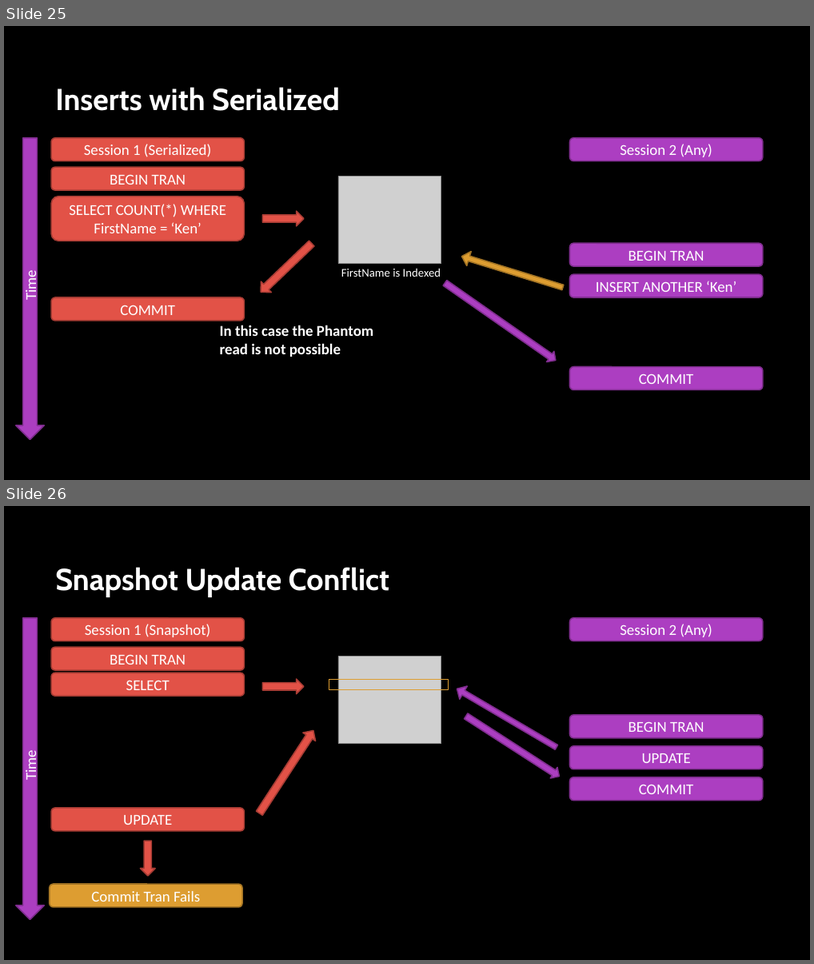
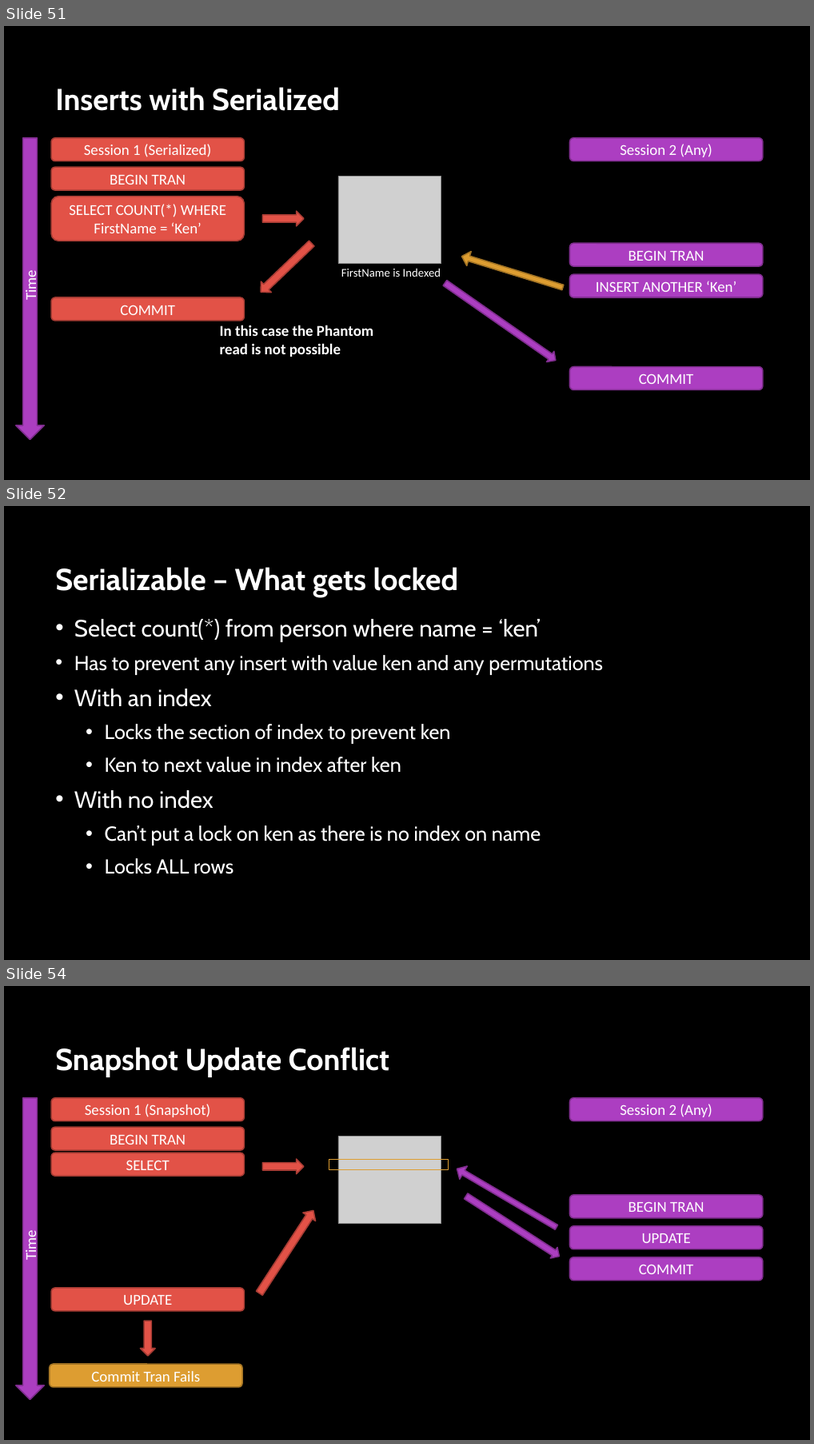
Before and after one commit to sabinio/SQLTraining, a slide deck: Slides/2. Locking.pptx. Shown one above the other, each under a label of ours: slides 25 and 26 before the commit, slides 51, 52 and 54 after it; the slides between them are not shown. The pictures are 814x964 and 814x1444 pixels, drawn with LibreOffice and Linux fonts; fonts in the diff are those of the drawing; grey boxes stand for pictures; background and template pictures are left out. Boxes give left, top, right and bottom in pixels: in the first picture for what was removed or moved away, otherwise in the second. Text is boxed around its words. In the diff, an @@ line names an element or a change of style, - is before the commit and + after.

```diff
--- a/Slides/2. Locking.pptx
+++ b/Slides/2. Locking.pptx
@@ slide 52 added at bbox=[4, 506, 810, 960], background picture (left out) @@
@@ title added at bbox=[55, 567, 458, 597], 36 pt, text #FFFFFF, bold @@
+Serializable – What gets locked
@@ text added at bbox=[74, 619, 603, 874], 24 pt, text #FFFFFF @@
+• Select count(*) from person where name = ‘ken’
+  • Has to prevent any insert with value ken and any permutations
+• With an index
+  • Locks the section of index to prevent ken
+  • Ken to next value in index after ken
+• With no index
+  • Can’t put a lock on ken as there is no index on name
+  • Locks ALL rows
@@ what was slide 25 is now slide 51 @@
@@ what was slide 26 is now slide 54 @@
```
Also in this commit, not shown: 11 slides changed, 33 other slides added, 3 other files.
